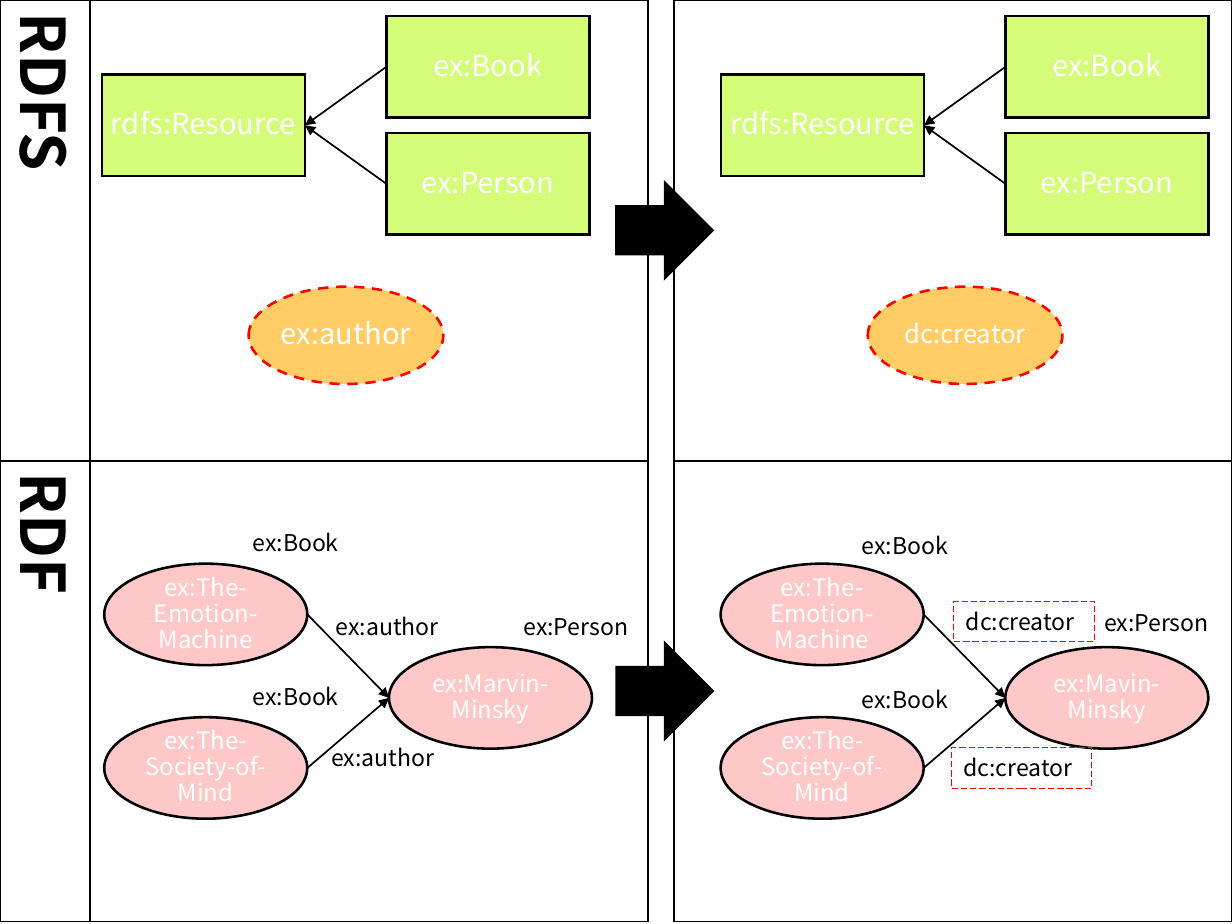
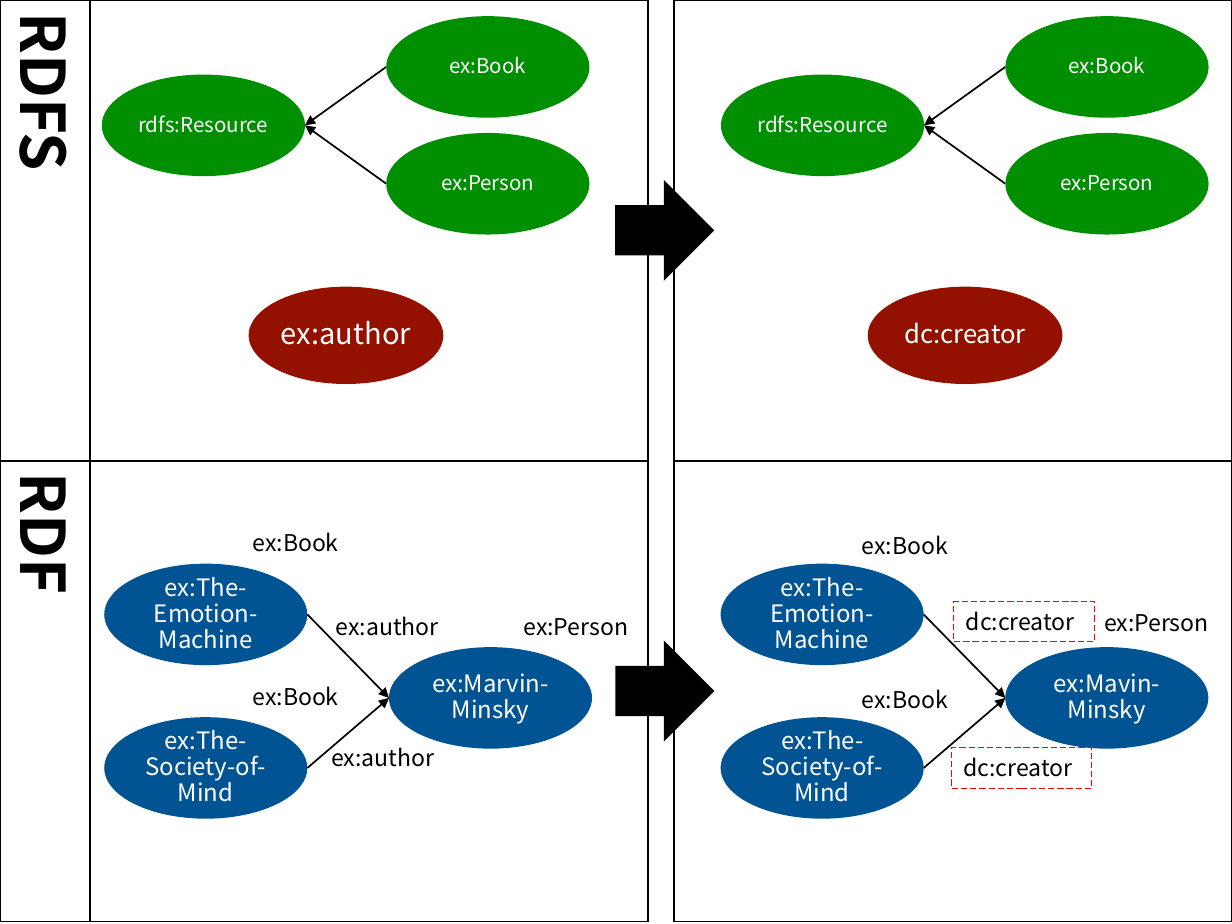
Before and after one commit to mr-3/mrcube-ja-docs, a slide deck: slide 20 of docs/source/figures/mrcube_figures.pptx. Drawn at 1232x924 pixels with LibreOffice and Linux fonts; fonts in the diff are those of the drawing. Boxes give left, top, right and bottom in pixels: in the first picture for what was removed or moved away, otherwise in the second. Text is boxed around its words. In the diff, an @@ line names an element or a change of style, - is before the commit and + after.

```diff
--- a/docs/source/figures/mrcube_figures.pptx
+++ b/docs/source/figures/mrcube_figures.pptx
@@ rectangle: place and size @@
-rectangle at bbox=[90, 0, 648, 461]
+rectangle at bbox=[90, 0, 648, 500]
@@ rectangle removed at bbox=[387, 16, 590, 117] @@
@@ ellipse added at bbox=[387, 16, 590, 117], fill #008F00 @@
@@ rectangle removed at bbox=[1005, 16, 1209, 117] @@
@@ ellipse added at bbox=[1005, 16, 1209, 117], fill #008F00 @@
@@ text "ex:Book": place and size @@
-text "ex:Book" at bbox=[433, 53, 542, 77]
+text "ex:Book" at bbox=[449, 56, 526, 74]
@@ text "ex:Book": place and size @@
-text "ex:Book" at bbox=[1052, 53, 1161, 77]
+text "ex:Book" at bbox=[1068, 56, 1145, 74]
@@ rectangle removed at bbox=[102, 75, 306, 176] @@
@@ ellipse added at bbox=[102, 75, 306, 176], fill #008F00 @@
@@ rectangle removed at bbox=[721, 75, 924, 176] @@
@@ ellipse added at bbox=[721, 75, 924, 176], fill #008F00 @@
@@ text "rdfs:Resource": place and size @@
-text "rdfs:Resource" at bbox=[111, 110, 296, 135]
+text "rdfs:Resource" at bbox=[138, 115, 268, 133]
@@ text "rdfs:Resource": place and size @@
-text "rdfs:Resource" at bbox=[730, 110, 915, 135]
+text "rdfs:Resource" at bbox=[757, 115, 887, 133]
@@ rectangle removed at bbox=[387, 133, 590, 234] @@
@@ ellipse added at bbox=[387, 133, 590, 234], fill #008F00 @@
@@ text "ex:Person": place and size @@
-text "ex:Person" at bbox=[421, 171, 554, 194]
+text "ex:Person" at bbox=[441, 175, 534, 191]
@@ rectangle removed at bbox=[1005, 133, 1209, 234] @@
@@ ellipse added at bbox=[1005, 133, 1209, 234], fill #008F00 @@
@@ size 17 to 12 pt; less space between paragraphs in 6 elements at bbox=[138, 115, 268, 133], bbox=[449, 56, 526, 74], bbox=[441, 175, 534, 191], bbox=[757, 115, 887, 133], bbox=[1068, 56, 1145, 74], bbox=[1060, 175, 1153, 191] @@
@@ text "ex:Person": place and size @@
-text "ex:Person" at bbox=[1041, 171, 1174, 194]
+text "ex:Person" at bbox=[1060, 175, 1153, 191]
@@ ellipse at bbox=[249, 287, 444, 384]: fill #FFCC66 to #941100; outline #FF0000 1.5 pt dashed to none @@
@@ ellipse at bbox=[867, 287, 1062, 384]: fill #FFCC66 to #941100; outline #FF0000 1.5 pt dashed to none @@
@@ fill #FFC8C8 to #005493; outline #000000 1.5 pt to none in 6 elements at bbox=[389, 647, 593, 748], bbox=[105, 564, 308, 665], bbox=[105, 717, 308, 818], bbox=[1005, 647, 1209, 748], bbox=[721, 564, 924, 665], bbox=[721, 717, 924, 818] @@
```
Also in this commit, not shown: 21 other slides changed, 11 other files.
